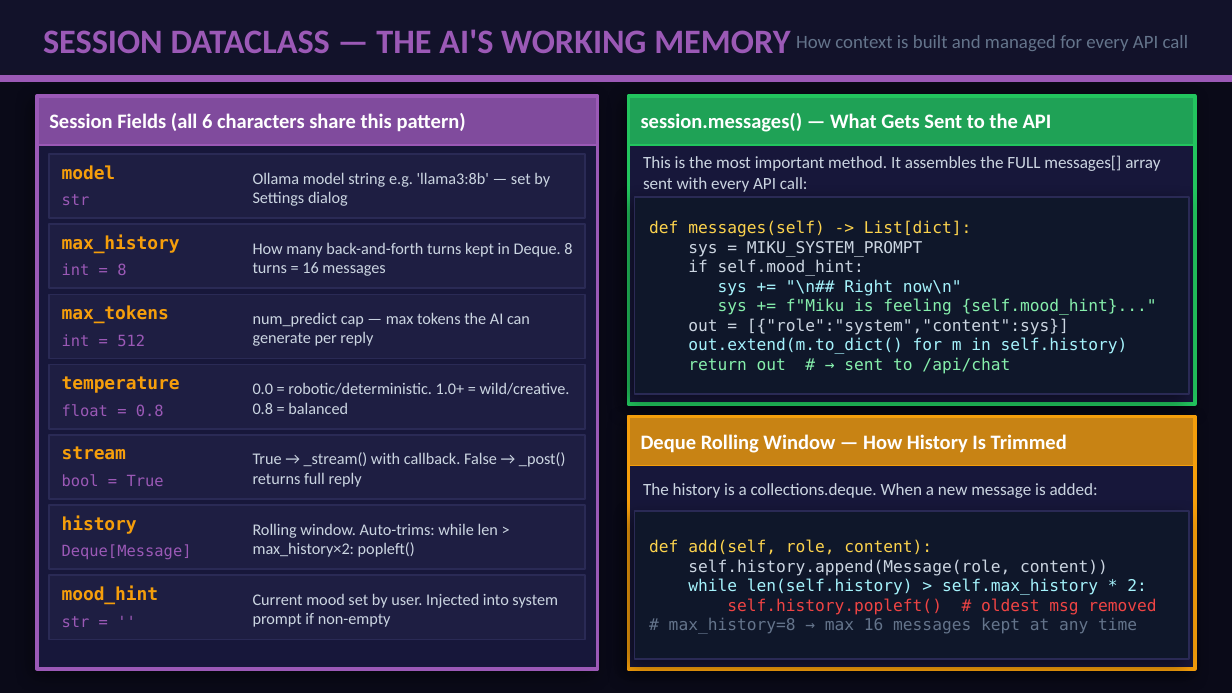
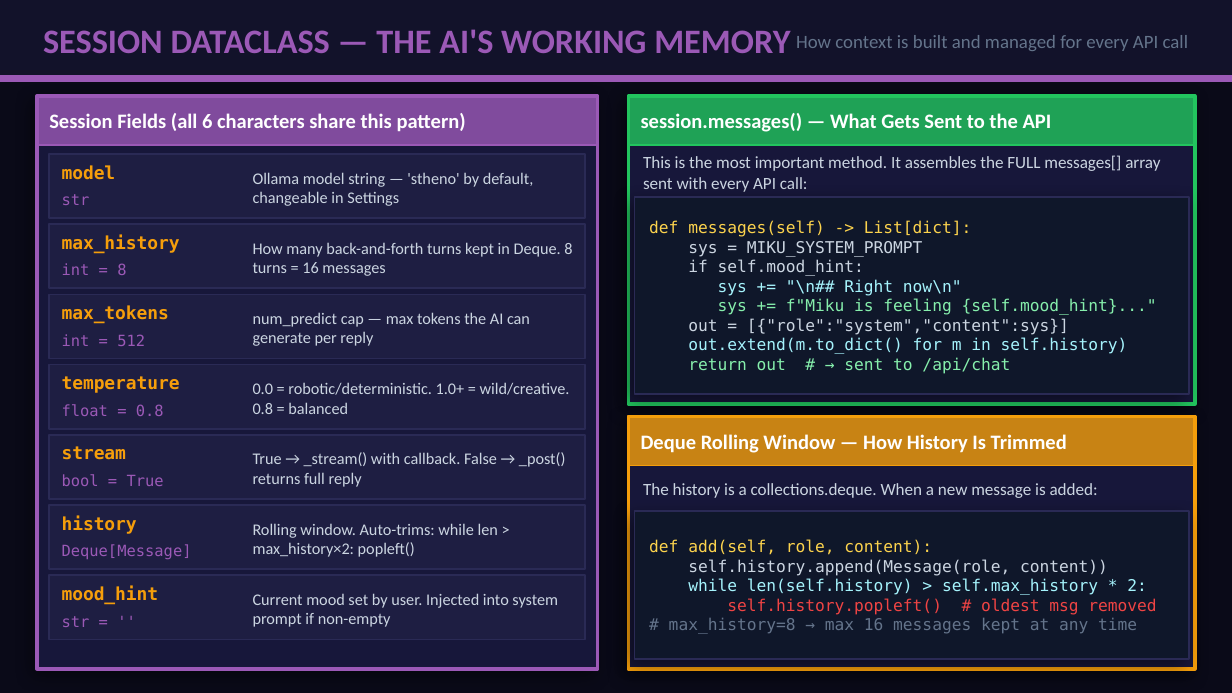
Before and after one commit to Adithya210207/personality-ai-chatbot, a slide deck: slide 7 of Documentary/Anime_personallity_ai_chatbox_Code_Documentary.pptx. Drawn at 1232x693 pixels with LibreOffice and Linux fonts; fonts in the diff are those of the drawing. Boxes give left, top, right and bottom in pixels: in the first picture for what was removed or moved away, otherwise in the second. Text is boxed around its words. In the diff, an @@ line names an element or a change of style, - is before the commit and + after.

```diff
--- a/Documentary/Anime_personallity_ai_chatbox_Code_Documentary.pptx
+++ b/Documentary/Anime_personallity_ai_chatbox_Code_Documentary.pptx
@@ text at box(253, 172, 534, 206): text changed @@
-Ollama model string e.g. 'llama3:8b' — set by Settings dialog
+Ollama model string — 'stheno' by default, changeable in Settings
```
Also in this commit, not shown: 2 other slides changed, 11 other files.
